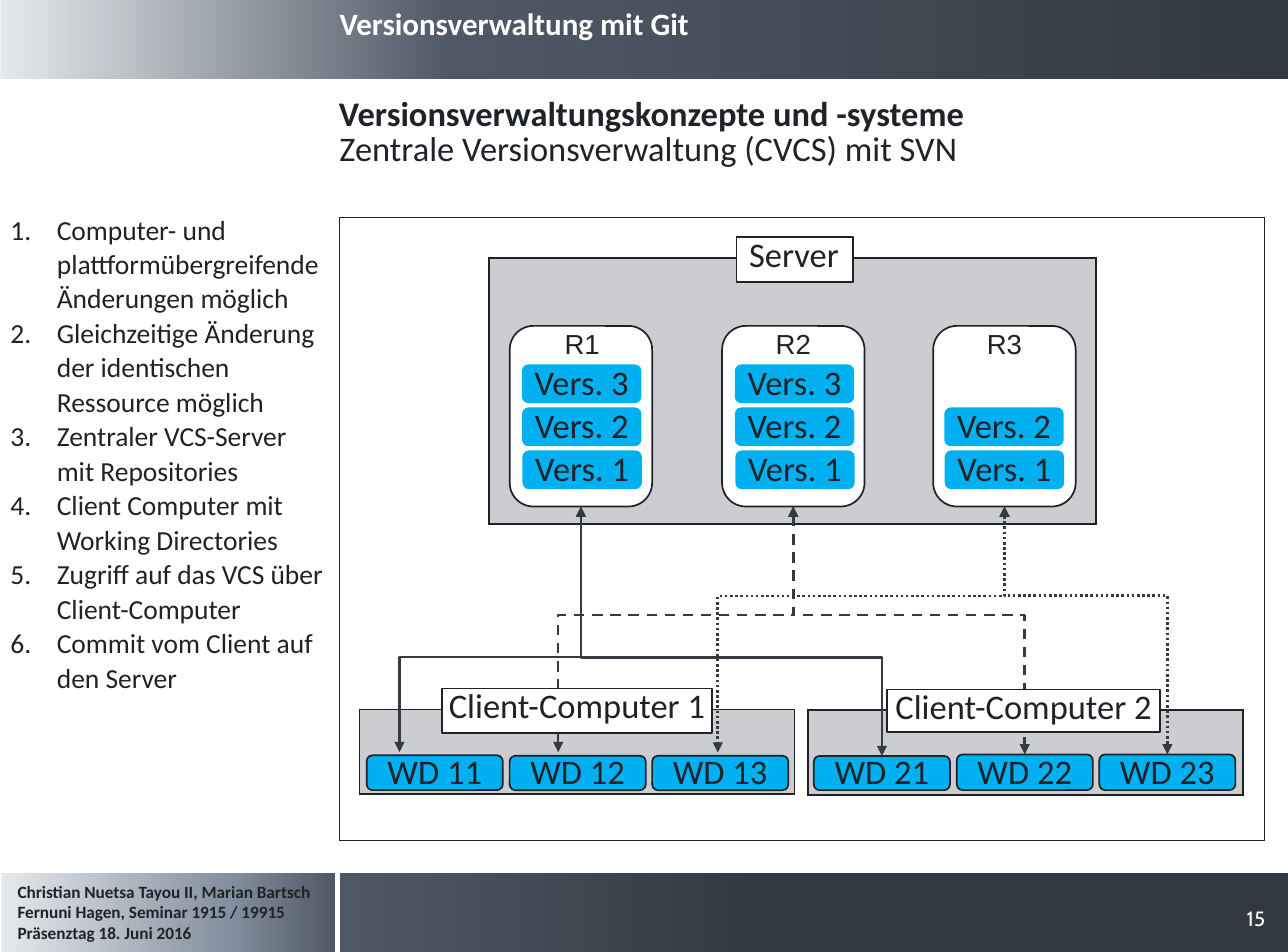
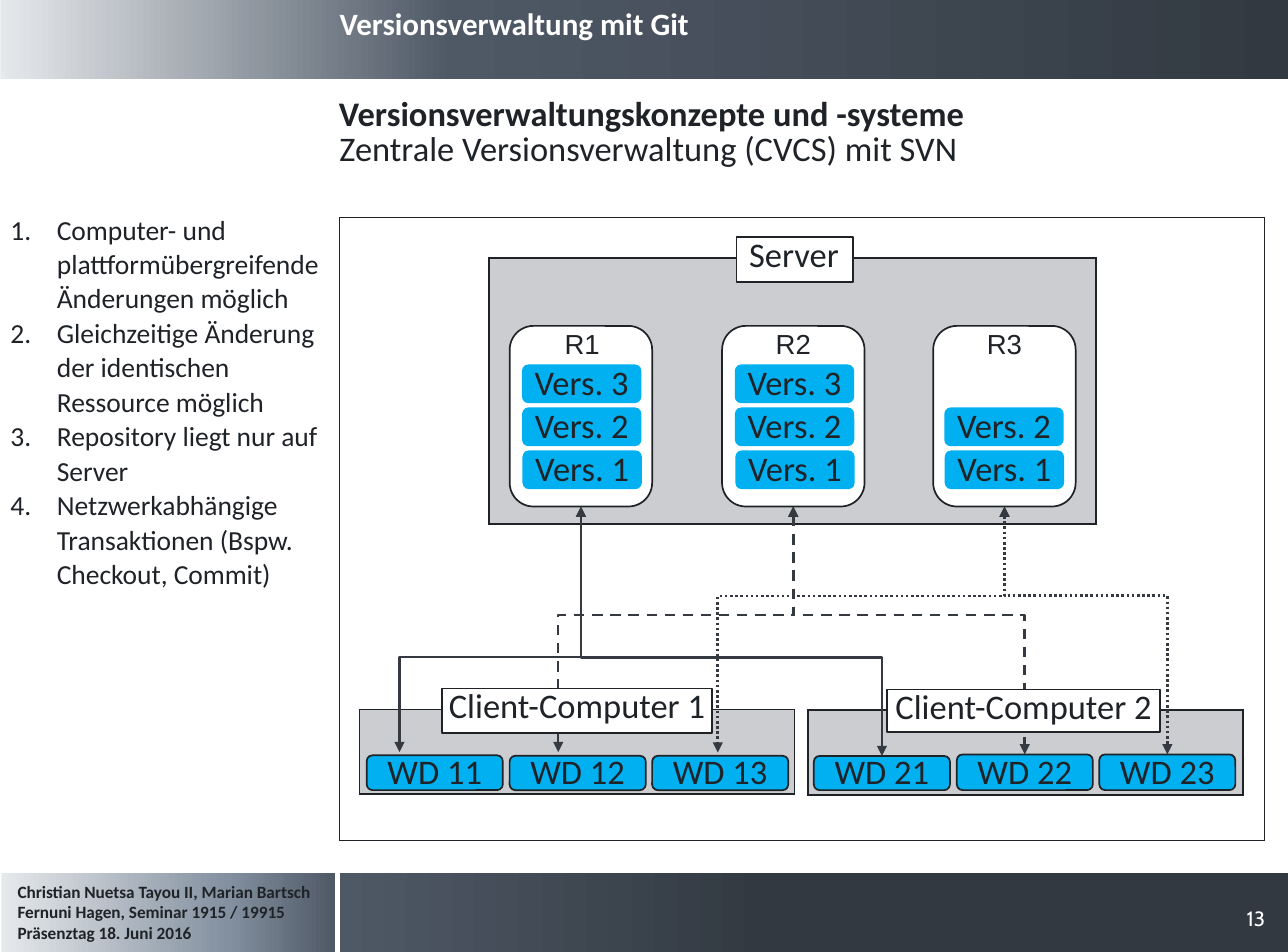
Before and after one commit to cristallin/git-project-seminar, a slide deck: slide 13 of Präsentation_Seminararbeit.pptx (slide 15 before the commit). Drawn at 1288x952 pixels with LibreOffice and Linux fonts; fonts in the diff are those of the drawing; background and template pictures are left out. Boxes give left, top, right and bottom in pixels: in the first picture for what was removed or moved away, otherwise in the second. Text is boxed around its words. In the diff, an @@ line names an element or a change of style, - is before the commit and + after.

```diff
--- a/Präsentation_Seminararbeit.pptx
+++ b/Präsentation_Seminararbeit.pptx
@@ text at bbox=[57, 427, 317, 588]: text changed @@
-3. Zentraler VCS-Server mit Repositories
-4. Client Computer mit Working Directories
-5. Zugriff auf das VCS über Client-Computer
-6. Commit vom Client auf den Server
+3. Repository liegt nur auf Server
+4. Netzwerkabhängige Transaktionen (Bspw. Checkout, Commit)
@@ page number at bbox=[1247, 911, 1266, 927]: text changed @@
-15
+13
```
Also in this commit, not shown: 2 other slides changed, 2 slides added, 3 slides removed.
